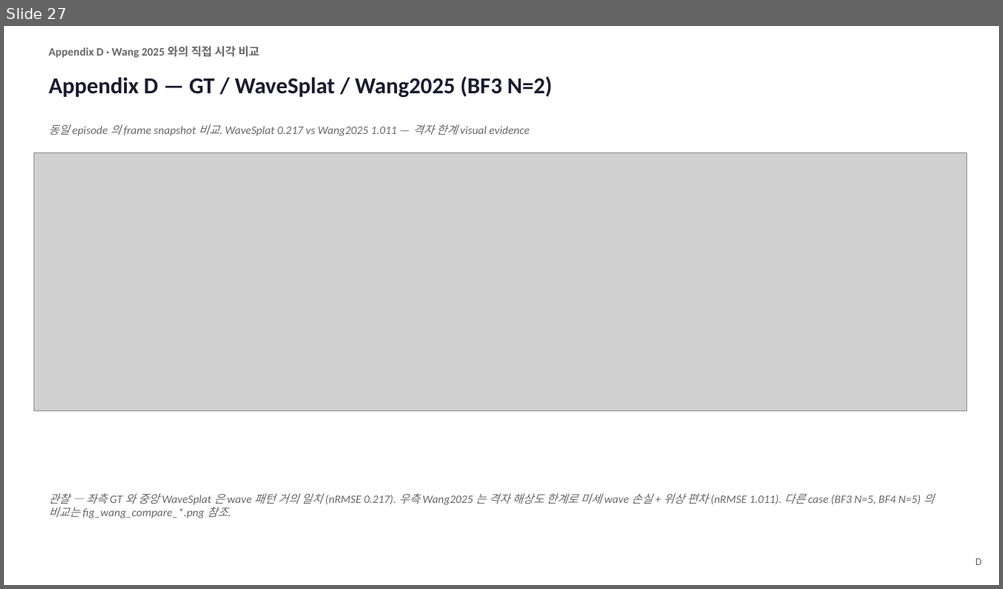
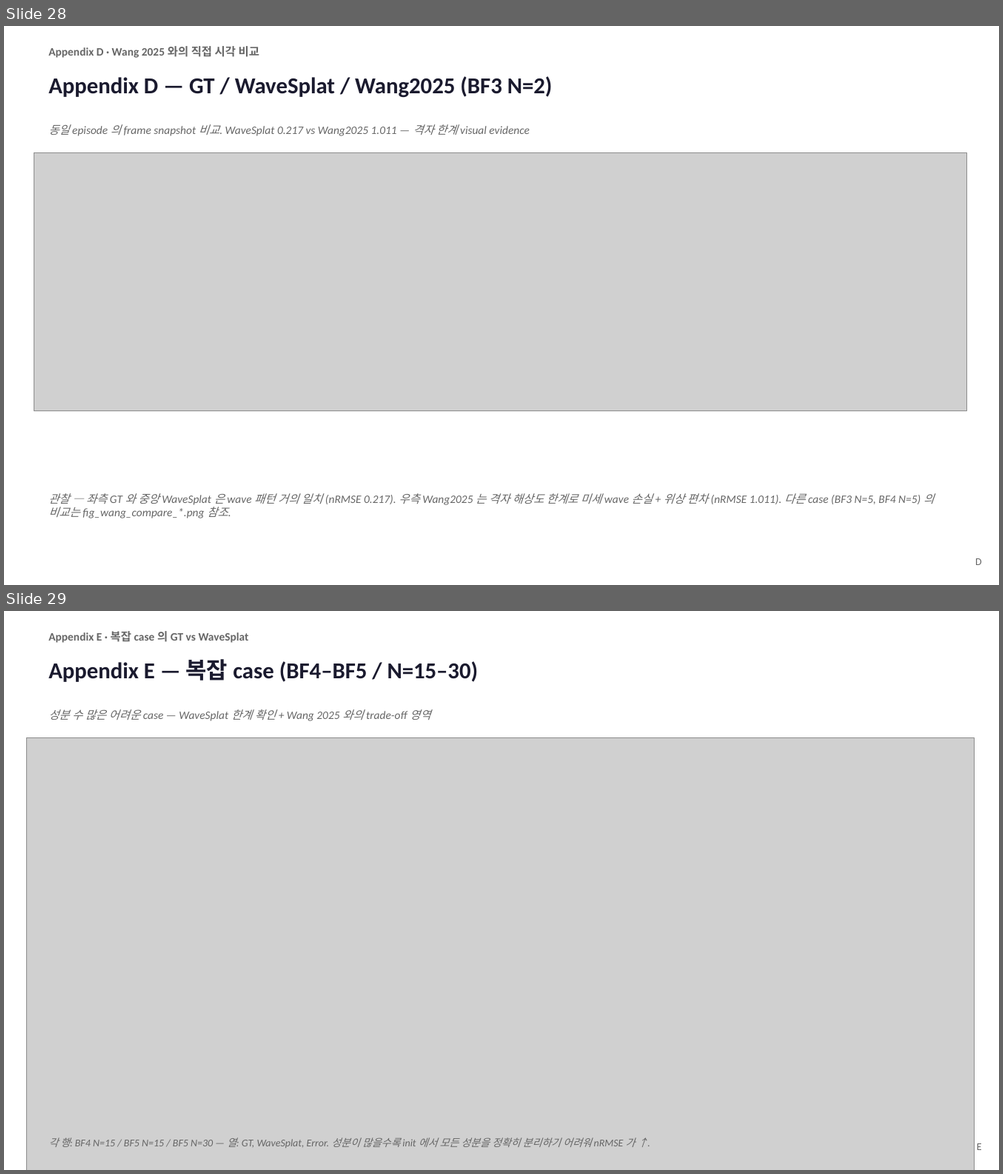
Before and after one commit to SAEYONGPARK94/wavesplat, a slide deck: wavesplat/docs/labmeeting_2026_05_13.pptx. Shown one above the other, each under a label of ours: slide 27 before the commit, slides 28 and 29 after it. The pictures are 1003x589 and 1003x1174 pixels, drawn with LibreOffice and Linux fonts; fonts in the diff are those of the drawing; grey boxes stand for pictures. Boxes give left, top, right and bottom in pixels: in the first picture for what was removed or moved away, otherwise in the second. Text is boxed around its words. In the diff, an @@ line names an element or a change of style, - is before the commit and + after.

```diff
--- a/wavesplat/docs/labmeeting_2026_05_13.pptx
+++ b/wavesplat/docs/labmeeting_2026_05_13.pptx
@@ slide 29 added at (4,611,999,1170), background #FFFFFF @@
@@ text added at (48,631,249,643), 11 pt, text #666666, bold @@
+Appendix E · 복잡 case 의 GT vs WaveSplat
@@ text added at (48,659,478,682), 22 pt, text #1A1A2E, bold @@
+Appendix E — 복잡 case (BF4–BF5 / N=15–30)
@@ text added at (48,709,430,721), 11 pt, text #666666, italic @@
+성분 수 많은 어려운 case — WaveSplat 한계 확인 + Wang 2025 와의 trade-off 영역
@@ picture added at (26,738,974,1170) @@
@@ text added at (48,1138,635,1148), 10 pt, text #666666, italic @@
+각 행: BF4 N=15 / BF5 N=15 / BF5 N=30 — 열: GT, WaveSplat, Error. 성분이 많을수록 init 에서 모든 성분을 정확히 분리하기 어려워 nRMSE 가 ↑.
@@ text added at (976,1144,982,1150), 10 pt, text #666666 @@
+E
@@ what was slide 27 is now slide 28 @@
```
Also in this commit, not shown: 2 slides changed, 1 other slide added, 4 other files.
